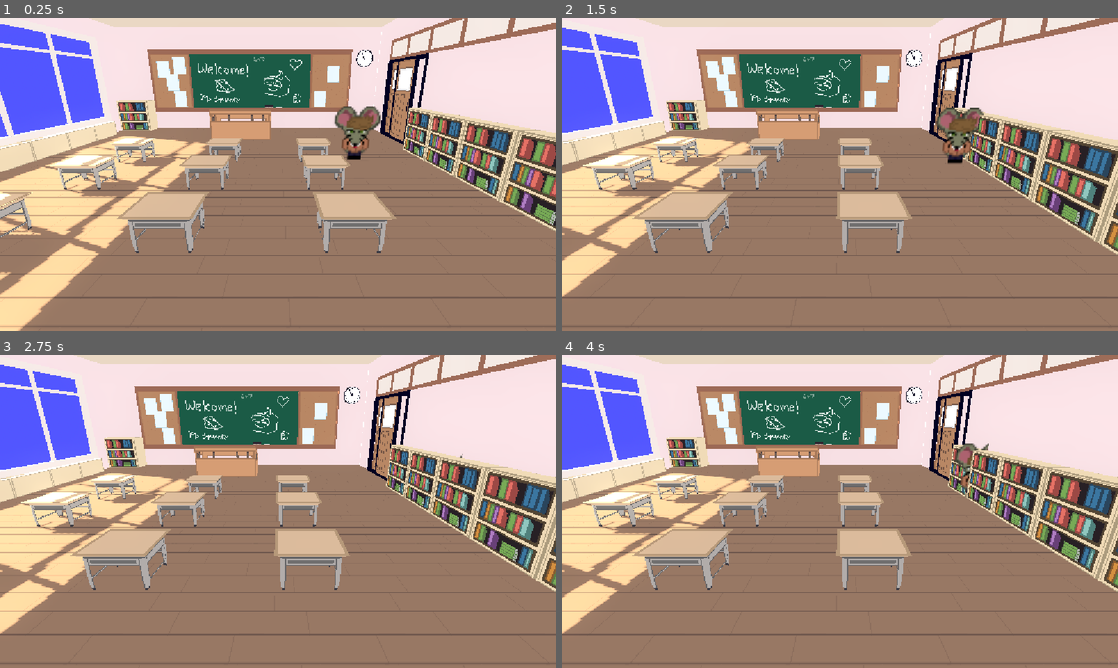
Above: before the commit, frames 1-4 (two rows, left to right).
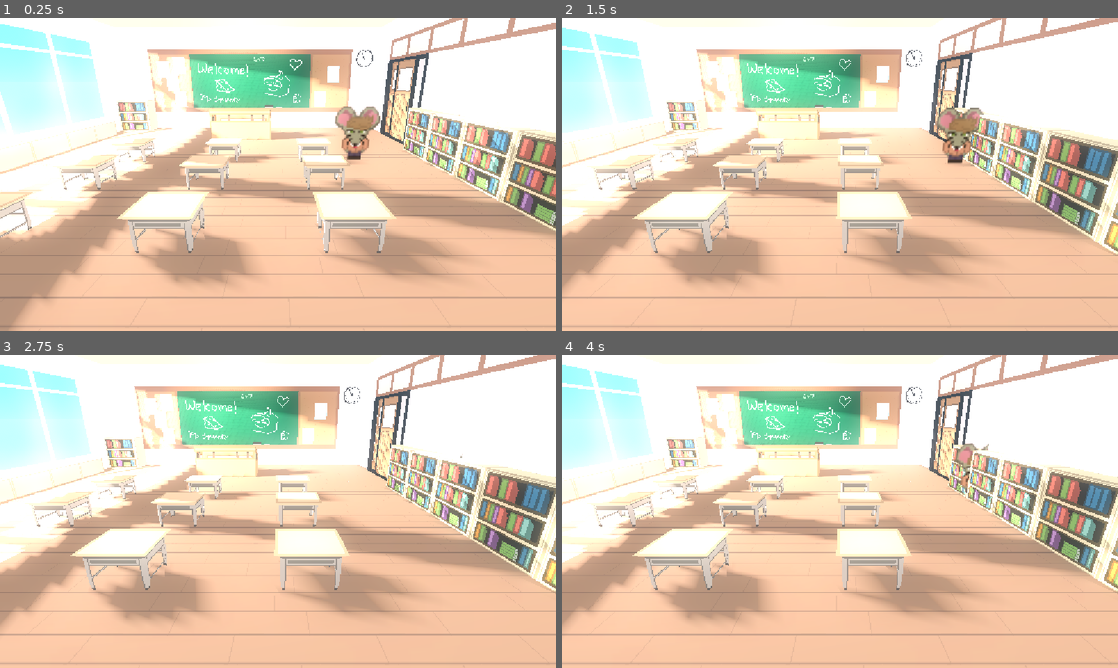
Above: after the commit, the same moments.

Repository: sid-the-loser/riskuits
Game: Godot game, scene res://scenes/test.tscn
The game is run twice, just before and just after one commit, with the same random seed, the same clock (stepped at 60 frames per second) and the same inputs.
Inputs:
- Up to frame 1 (0.25 s): no input
- Up to frame 2 (1.5 s): hold Right (move_right) 0.53-1.28 s; hold Down (move_down) from 1.28 s (still down)
- Up to frame 3 (2.75 s): release Down (move_down) at 2.03 s; hold Right (move_right) from 2.03 s (still down)
- Up to frame 4 (4 s): release Right (move_right) at 2.78 s; hold Up (move_up) 2.78-3.53 s; tap Enter at 3.5 s; hold Left (move_left) from 3.53 s (still down)

The runs differ from the first frame. In frame 1, 96% of the frame differs, in the area x 0-100%, y 0-100%; in frame 2, 96%; in frame 3, 97%; in frame 4, 96%.

Commit message:
World Environment Settings Adjustment

Diff:
--- a/scenes/test.tscn
+++ b/scenes/test.tscn
@@ -20,7 +20,8 @@
 transform = Transform3D(1.8, 0, 0, 0, 1.8, 0, 0, 0, 1.8, 8.941399, 1, -9.185396)
 
 [node name="DirectionalLight3D" type="DirectionalLight3D" parent="."]
-transform = Transform3D(-0.29135734, 0.56282747, -0.7735218, 0.13722922, 0.82483125, 0.5484719, 0.9467201, 0.053651437, -0.31755704, -8.113295, 0, 8.661687)
+transform = Transform3D(-0.2841786, 0.5560002, -0.7810931, -0.15715902, 0.7766489, 0.6100145, 0.94580305, 0.29610887, -0.13332656, -8.113295, 0, 8.661687)
+visible = false
 light_color = Color(1, 1, 0.7882353, 1)
 light_indirect_energy = 16.0
 light_volumetric_fog_energy = 16.0
@@ -31,26 +32,37 @@
 transform = Transform3D(3.63, 0, 0, 0, 3.63, 0, 0, 0, 3.63, -8.551542, 0, 0)
 
 [node name="SpotLight3D" type="SpotLight3D" parent="."]
-transform = Transform3D(0.35945526, 0.50032914, -0.7876946, -0.007763355, 0.8456873, 0.5336223, 0.93313, -0.1856982, 0.30787098, -16.899302, 11.826952, -8.361446)
-visible = false
+transform = Transform3D(0.35945526, 0.50032914, -0.7876946, -0.007763355, 0.8456873, 0.5336223, 0.93313, -0.1856982, 0.30787098, -16.899302, 10.149696, -9.6017)
 light_energy = 16.0
 light_indirect_energy = 16.0
 light_volumetric_fog_energy = 16.0
 shadow_enabled = true
-shadow_blur = 4.081
+shadow_blur = 1.12
 spot_range = 70.0
 spot_angle = 71.0
 
 [node name="SpotLight3D2" type="SpotLight3D" parent="."]
-transform = Transform3D(0.35945526, 0.50032914, -0.7876946, -0.007763355, 0.8456873, 0.5336223, 0.93313, -0.1856982, 0.30787098, -16.899302, 11.826952, -8.361446)
-visible = false
+transform = Transform3D(-0.07731861, 0.5315332, -0.84350127, -0.0077633313, 0.8456873, 0.5336223, 0.99697626, 0.04780731, -0.06126089, -16.899302, 12.095642, -3.904655)
 light_energy = 16.0
 light_indirect_energy = 16.0
 light_volumetric_fog_energy = 16.0
 shadow_enabled = true
-shadow_blur = 4.081
+shadow_blur = 2.563
 spot_range = 70.0
 spot_angle = 71.0
 
 [node name="WorldEnvironment" type="WorldEnvironment" parent="."]
 environment = ExtResource("4_74lek")
+
+[node name="SpotLight3D3" type="SpotLight3D" parent="."]
+transform = Transform3D(-0.73742867, 0.6739836, -0.044107314, -0.3970111, -0.37970036, 0.83558965, 0.546426, 0.6336987, 0.5475809, -0.3167162, 10.242211, -19.389572)
+light_color = Color(0.99237806, 0.8903938, 0.78785664, 1)
+light_energy = 1.32
+light_indirect_energy = 16.0
+light_volumetric_fog_energy = 16.0
+shadow_enabled = true
+shadow_blur = 4.081
+spot_range = 9.022
+spot_attenuation = 0.78
+spot_angle = 81.49
+spot_angle_attenuation = 0.20306315
--- a/world_environment_stuff/inclass_environment.tres
+++ b/world_environment_stuff/inclass_environment.tres
@@ -1,10 +1,10 @@
 [gd_resource type="Environment" load_steps=3 format=3 uid="uid://cuxra7uc8caxi"]
 
 [sub_resource type="ProceduralSkyMaterial" id="ProceduralSkyMaterial_prk7x"]
-sky_top_color = Color(0.31027052, 0.3247903, 1, 1)
-sky_horizon_color = Color(0.30980393, 0.3254902, 1, 1)
-ground_bottom_color = Color(0.30980393, 0.3254902, 1, 1)
-ground_horizon_color = Color(0.30980393, 0.3254902, 1, 1)
+sky_top_color = Color(0.1245786, 0.5400236, 0.9673938, 1)
+sky_horizon_color = Color(0.47042394, 0.70963305, 0.9967173, 1)
+ground_bottom_color = Color(0.47650683, 0.72130924, 0.99678427, 1)
+ground_horizon_color = Color(0.49989814, 0.70356315, 0.99452883, 1)
 
 [sub_resource type="Sky" id="Sky_wlxty"]
 sky_material = SubResource("ProceduralSkyMaterial_prk7x")
@@ -12,9 +12,15 @@
 [resource]
 background_mode = 2
 background_color = Color(1, 1, 1, 1)
+background_energy_multiplier = 1.17
 sky = SubResource("Sky_wlxty")
 ambient_light_source = 2
 ambient_light_color = Color(1, 1, 1, 1)
+ambient_light_energy = 0.75
 glow_enabled = true
+glow_normalized = true
+glow_intensity = 1.38
+glow_strength = 0.26
+glow_bloom = 0.33
 glow_blend_mode = 0
 glow_hdr_threshold = 0.69
